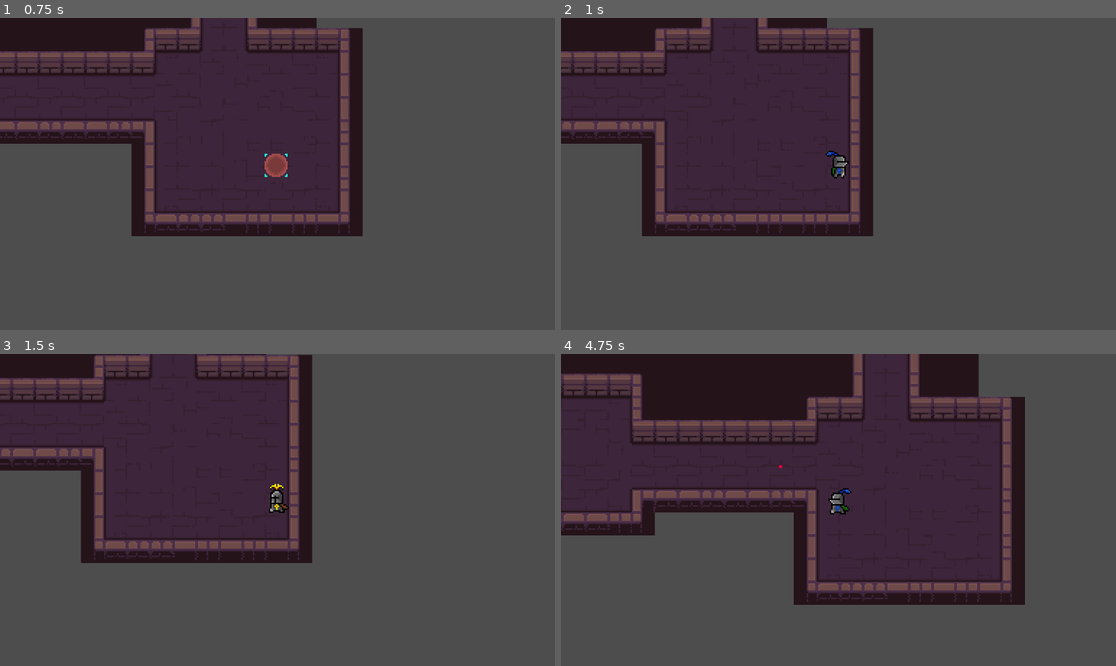
Above: before the commit, frames 1-4 (two rows, left to right).
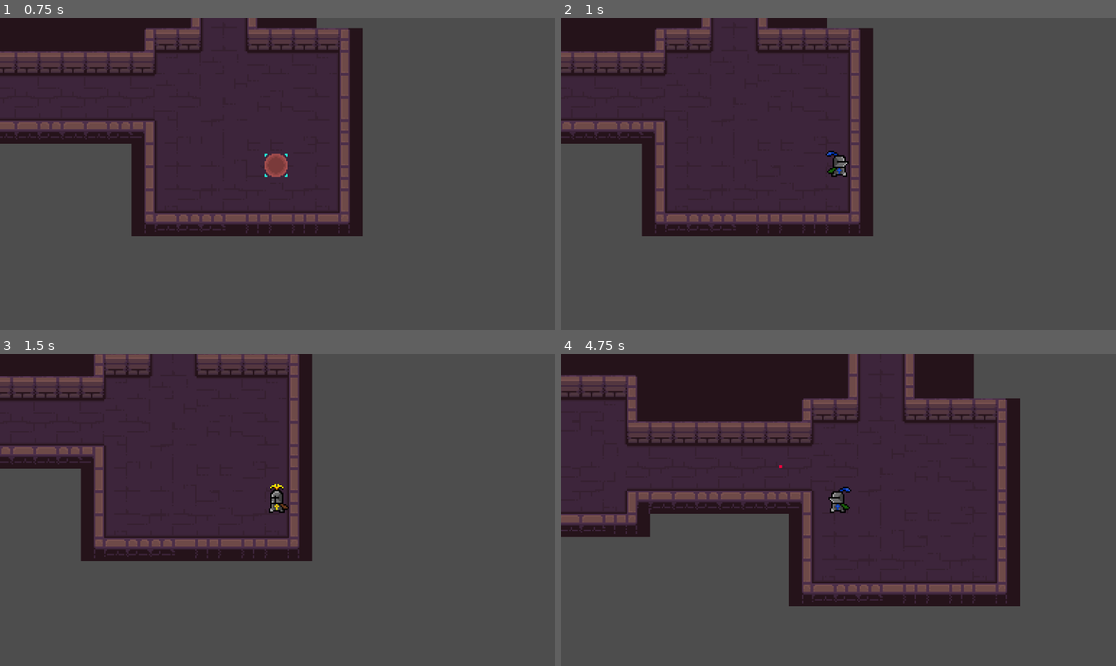
Above: after the commit, the same moments.

Repository: Mlee671/too-many-cats-
Game: Godot game, scene res://main/main.tscn
The game is run twice, just before and just after one commit, with the same random seed, the same clock (stepped at 60 frames per second) and the same inputs.
Inputs (mouse positions are in pixels of both pictures, inside the frame that each line leads up to):
- Up to frame 1 (0.75 s): move the mouse to (399, 158) at 0.52 s; hold Right (right) from 0.53 s (still down); tap Space (ability) at 0.6 s
- Up to frame 2 (1 s): keep holding Right (right)
- Up to frame 3 (1.5 s): move the mouse to (166, 525) at 1.27 s; release Right (right) at 1.28 s; hold S (down) from 1.28 s (still down); right-click (166, 525) at 1.35 s
- Up to frame 4 (4.75 s): move the mouse to (894, 441) at 2.02 s; release S (down) at 2.03 s; press the mouse at (894, 441) at 2.03 s; hold Right (right) 2.03-2.78 s; move the mouse to (810, 572) at 2.77 s; release the mouse at (810, 572) at 2.78 s; hold W (up) 2.78-3.53 s; tap Space (ability) at 2.85 s; move the mouse to (1005, 556) at 3.52 s; hold A (left) from 3.53 s (still down); right-click (1005, 556) at 3.6 s; move the mouse to (672, 463) at 4.27 s; click (672, 463) at 4.35 s

Frame 1 is identical in both runs. In frame 2, less than 0.1% of the frame differs, in the area x 47-52%, y 48-52%; in frame 3, 3.0%; in frame 4, 8.7%, in the area x 0-84%, y 0-81%.

Commit message:
removed redundant pass statements. changed motion mode to floating for player and enemies

Diff:
--- a/entities/enemy/Enemy.tscn
+++ b/entities/enemy/Enemy.tscn
@@ -39,6 +39,7 @@
 
 [node name="Enemy" type="CharacterBody2D" unique_id=310538941]
 collision_layer = 4
+motion_mode = 1
 script = ExtResource("1_uy4mc")
 
 [node name="visual" type="Node2D" parent="." unique_id=1227261934]
--- a/entities/player/character_scenes/blue_knight.tscn
+++ b/entities/player/character_scenes/blue_knight.tscn
@@ -88,6 +88,7 @@
 }]
 
 [node name="BlueKnight" type="CharacterBody2D" unique_id=2044665017]
+motion_mode = 1
 script = ExtResource("1_a3m1w")
 
 [node name="CollisionShape2D" type="CollisionShape2D" parent="." unique_id=1575622610]
--- a/entities/player/main_character.gd
+++ b/entities/player/main_character.gd
@@ -21,7 +21,6 @@
 
 func _ready() -> void:
 	animate_2d_sprite.play("idle")
-	pass
 
 func _process(_delta: float) -> void:
 	# flip character based on mouse position
--- a/main/main.gd
+++ b/main/main.gd
@@ -5,4 +5,3 @@
 
 func _ready() -> void:
 	cm.switch_to("blue_knight")
-	pass
